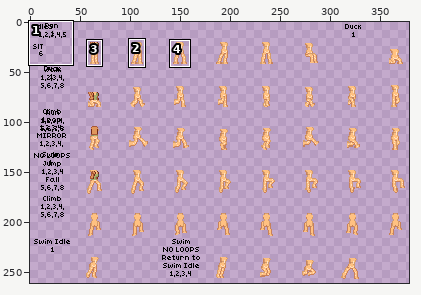
Pixel-art file: items/armors/alseid/alseid-outfit1/outfit1.ase. Above, an overview of the earlier version with the close-up marked.
Close-up. Before:
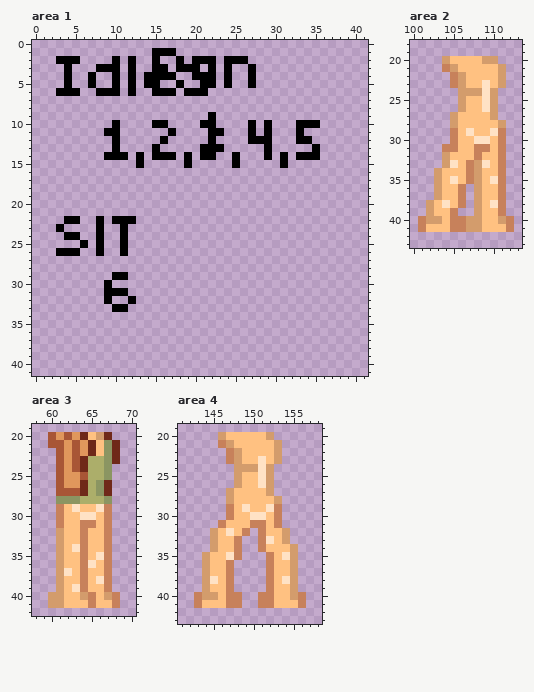
387x301 pixels, 1 frame. Shown: area 1: x 0..41, y 0..41; area 2: x 100..113, y 18..43; area 3: x 58..70, y 19..42; area 4: x 141..158, y 19..43. The wide view leaves out empty margins. The commit also changed other parts of the picture, which this record leaves out.
Once edited:
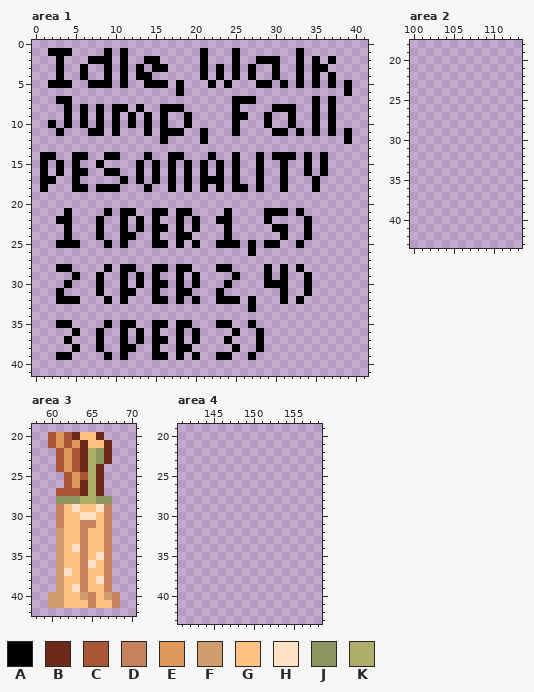
Palette (. is transparent): A #000000  B #6f2919  C #a85636  D #c7815b  E #e0975c  F #d39c6c  G #ffc181  H #ffe2c5  J #8b9562  K #acae6a
Edits made:
Changed rows in their new state; - is an unchanged pixel.
Area 1, layers "chestf", "greenbody":
first column x 1:
 1 -AAA----A-A---...---A---A-------A------
 2 ---..-AAA.A.-A---.-.-.-.-.-AAA--A-A-A--
 3 --A.-A-.-.A.A----...A.A.A----A--A-AA---
 4 --A.-A.-A.A.A-...--.-.A.A----A--A-A-A--
 5 -AA----AA.A.---A----.-----.AA-A-A-A-A-A
 6 --...--...-.--...A...-----------------A
 7 --AA--------------------AAA-------A-A--
 8 ---A-A-A-AA-A--AAA------A----AAA--A-A--
 9 ---A-A-A-A-A-A-A--A--.--AA--A--A--A-A--
10 -A-A-A-A---A-A.---A-..--A-.----A..--A--
11 --A---AA.----A-A-A--A..-A-.-.AA---A-A-A
12 ---------.----------A.----...---..----A
13 ---------.----.-----...-----.-----.----
14 AA--AA----.-.A..-A.-.------A.A-A.-.A---
15 A-A-A--A------A-A---A-A----A-----A-A---
16 A-A-AA--AA--A-A-A-A-A-A-A--A--A--A-A---
17 AA--A-----A-A-A-A-A-AAA-A--A--A---A----
18 A---AA-AAA---A--A-A-A-A-AA-A--A---A----
21 ---A----A-AA--AA-AA----A----AAA-A------
22 --A-.----.-.A-A--A-A--AA----A----A-----
23 --.A--------A-AA-A-A---A-----AA--A-----
24 ----.------A--A--AA----A------A--A-----
25 --AAA.-.A-----AA-A-A--AAA-A-AA--A------
26 --...--.--.---------------A------------
28 --AA----A-AA--AA-AA---AA----A-A-A------
29 ----A--A-.--A-A--A-A----A---A-A--A-----
30 ---A---A.-A-A-AA-A-A---A----AAA--A-----
31 --A----A..-A--A--AA---A-------A--A-----
32 --AAA-----A.--AA-A-A--AAA-A---A-A------
33 ---------..---------------A------------
35 --AA----A-AA--AA-AA---AA--A------------
36 ----A--A--A-A-A--A-A----A--A-----------
37 ---A---A--A-A-AA-A-A---A---A-----------
38 ----A--A--AA--A--AA-----A--A-----------
39 --AA----A-A---AA-A-A--AA--A------------
Area 2, layer "greenbody":
first column x 101:
20 ---.......--
21 ---........-
22 ----.......-
23 ----.......-
24 -----.....--
25 -----.....--
26 -----.....--
27 ----......--
28 ----.......-
29 ----.......-
30 ----.......-
31 ---........-
32 ---........-
33 ---........-
34 --.........-
35 --.........-
36 --....-....-
37 --....-....-
38 -.....-....-
39 -....--....-
40 ............
41 ............
Area 3, layer "chestf":
first column x 61:
20 --BG-B.-
21 ECEBG-B.
22 ---BKJB.
23 -----JB.
24 -----B.-
25 .C---B.-
26 .C---B.-
27 -----B.-
28 -----J--
Area 4, layer "greenbody":
first column x 143:
20 ---.......----
21 ---........---
22 ----.......---
23 ----.......---
24 -----.....----
25 -----.....----
26 -----.....----
27 ----......----
28 ----.......---
29 ----.......---
30 ----.......---
31 ---........---
32 --.....-....--
33 --....--....--
34 --....--.....-
35 -.....---....-
36 -....----....-
37 -....----....-
38 -....----....-
39 -....----....-
40 ......--......
41 ......--......
Boxes around the changes in both close-ups, in picture pixels (x1, y1, x2, y2):
changed: (40, 48, 352, 360)
erased: (418, 56, 514, 232)
changed: (56, 432, 120, 504)
erased: (194, 432, 306, 608)
